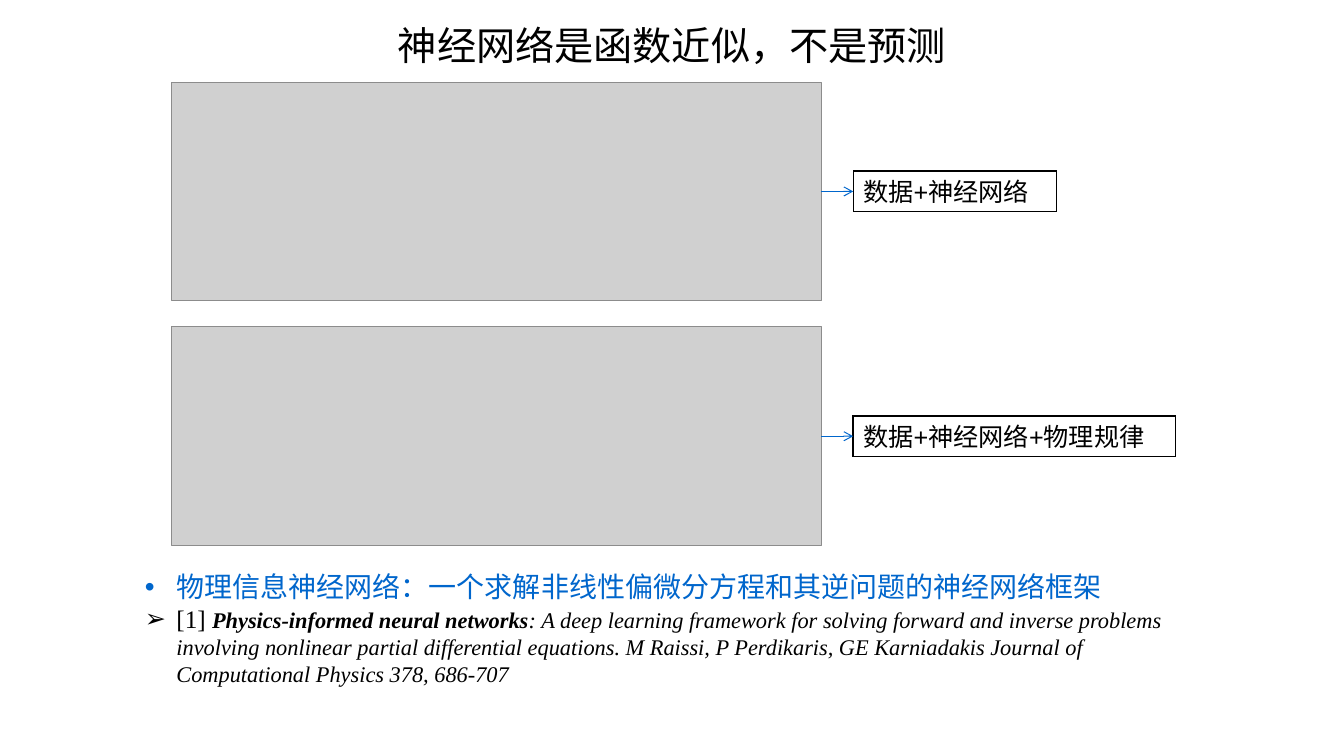
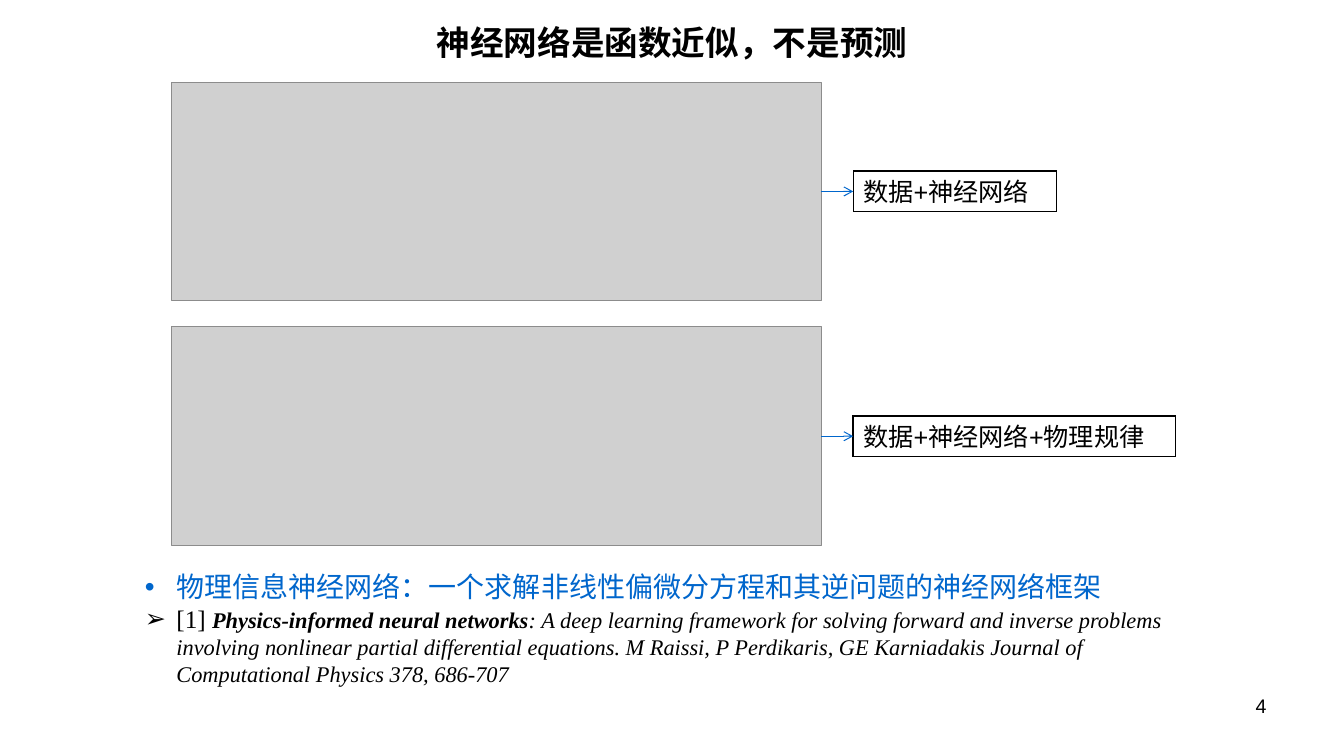
Before and after one commit to MouXuanKang/SoundFieldINN, a slide deck: slide 4 of Presentation.pptx (slide 5 before the commit). Drawn at 1344x756 pixels with LibreOffice and Linux fonts; fonts in the diff are those of the drawing; grey boxes stand for pictures; background and template pictures are left out. Boxes give left, top, right and bottom in pixels: in the first picture for what was removed or moved away, otherwise in the second. Text is boxed around its words. In the diff, an @@ line names an element or a change of style, - is before the commit and + after.

```diff
--- a/Presentation.pptx
+++ b/Presentation.pptx
@@ text "神经网络是函数近似，不是预测" at [437, 26, 907, 60]: size 28 to 24 pt, bold on @@
@@ page number added at [1256, 699, 1267, 713], 14 pt, text #000000 @@
+4
```
Also in this commit, not shown: 7 other slides changed, 4 slides added, 5 slides removed.
